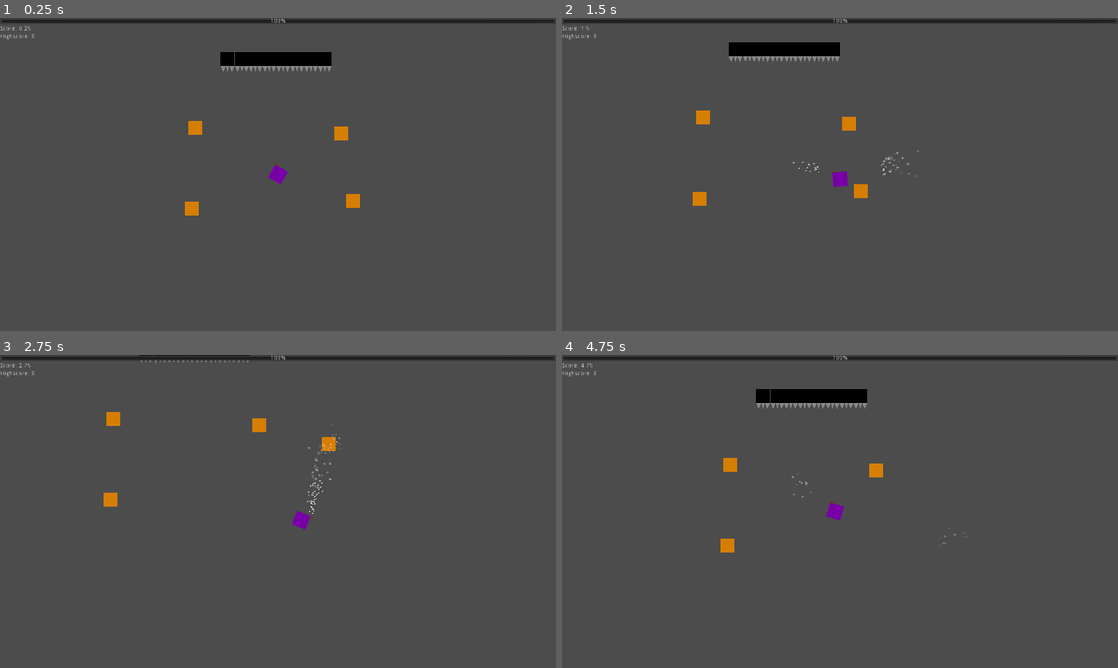
Above: before the commit, frames 1-4 (two rows, left to right).
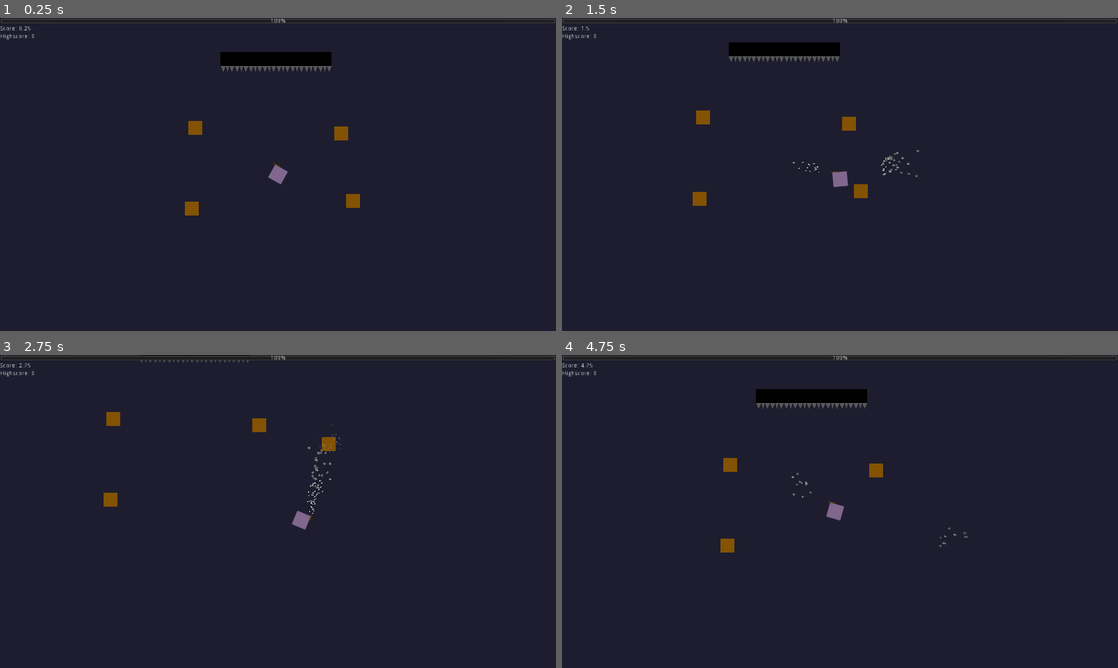
Above: after the commit, the same moments.

Repository: thx4nothing/LD51
Game: Godot game, scene res://Game.tscn
Two runs of this game, one before a commit and one after it. Both use one fixed random seed, a clock stepped at 60 frames per second and the inputs below.
Inputs (mouse positions are in pixels of both pictures, inside the frame that each line leads up to):
- Up to frame 1 (0.25 s): no input
- Up to frame 2 (1.5 s): tap Enter at 0.5 s; move the mouse to (962, 158) at 0.52 s; press the mouse at (962, 158) at 0.53 s; hold D (move_right) 0.53-1.28 s; move the mouse to (728, 190) at 1.27 s; release the mouse at (728, 190) at 1.28 s; hold S (move_down) from 1.28 s (still down); click (728, 190) at 1.35 s
- Up to frame 3 (2.75 s): move the mouse to (333, 442) at 2.02 s; release S (move_down) at 2.03 s; press the mouse at (333, 442) at 2.03 s; hold D (move_right) from 2.03 s (still down)
- Up to frame 4 (4.75 s): move the mouse to (812, 574) at 2.77 s; release D (move_right) at 2.78 s; release the mouse at (812, 574) at 2.78 s; hold W (move_up) 2.78-3.53 s; click (812, 574) at 2.85 s; move the mouse to (1006, 558) at 3.52 s; press the mouse at (1006, 558) at 3.53 s; hold A (move_left) from 3.53 s (still down); move the mouse to (673, 464) at 4.27 s; release the mouse at (673, 464) at 4.28 s; click (673, 464) at 4.35 s

The runs differ from the first frame. In frame 1, 98% of the frame differs, in the area x 0-100%, y 0-100%; in frame 2, 97%; in frame 3, 98%; in frame 4, 97%.

Commit message:
added some moooood. lights, shadows

Diff:
--- a/Game.tscn
+++ b/Game.tscn
@@ -10,6 +10,17 @@
 
 [sub_resource type="Environment" id=2]
 background_mode = 4
+tonemap_mode = 1
+glow_enabled = true
+glow_levels/1 = true
+glow_levels/2 = true
+glow_levels/3 = false
+glow_intensity = 0.3
+glow_strength = 1.5
+glow_blend_mode = 0
+glow_hdr_threshold = 1.5
+glow_hdr_luminance_cap = 2.0
+glow_bicubic_upscale = true
 
 [node name="Game" type="Node"]
 script = ExtResource( 1 )
@@ -94,6 +105,9 @@
 [node name="WorldEnvironment" type="WorldEnvironment" parent="."]
 environment = SubResource( 2 )
 
+[node name="CanvasModulate" type="CanvasModulate" parent="."]
+color = Color( 0.470588, 0.470588, 0.470588, 1 )
+
 [connection signal="pressed" from="CanvasLayer/GUI/GameOverScreen/HBoxContainer/RestartButton" to="." method="_on_RestartButton_pressed"]
 
 [editable path="World"]
--- a/World.tscn
+++ b/World.tscn
@@ -1,5 +1,6 @@
-[gd_scene load_steps=7 format=2]
+[gd_scene load_steps=8 format=2]
 
+[ext_resource path="res://assets/background.png" type="Texture" id=1]
 [ext_resource path="res://characters/player/camera.gd" type="Script" id=3]
 [ext_resource path="res://world.gd" type="Script" id=4]
 [ext_resource path="res://objects/SpikeWall.tscn" type="PackedScene" id=8]
@@ -15,6 +16,9 @@
 script = ExtResource( 4 )
 
 [node name="Background" type="Sprite" parent="."]
+texture = ExtResource( 1 )
+region_enabled = true
+region_rect = Rect2( -10000, -10000, 10000, 10000 )
 
 [node name="Camera2D" type="Camera2D" parent="." groups=["camera"]]
 current = true
@@ -57,7 +61,7 @@
 position = Vector2( -116, -266 )
 
 [node name="SpikeWall2" parent="Spikes" instance=ExtResource( 8 )]
-position = Vector2( -83, -266 )
+position = Vector2( -84, -266 )
 
 [node name="SpikeWall3" parent="Spikes" instance=ExtResource( 8 )]
 position = Vector2( -52, -266 )
--- a/characters/FireBall.tscn
+++ b/characters/FireBall.tscn
@@ -1,6 +1,7 @@
-[gd_scene load_steps=5 format=2]
+[gd_scene load_steps=6 format=2]
 
 [ext_resource path="res://characters/fire_ball.gd" type="Script" id=1]
+[ext_resource path="res://assets/light_mask.png" type="Texture" id=2]
 
 [sub_resource type="Gradient" id=1]
 offsets = PoolRealArray( 0.0193548, 0.180645, 1 )
@@ -62,6 +63,14 @@
 [node name="BounceTimer" type="Timer" parent="."]
 one_shot = true
 
+[node name="Light2D" type="Light2D" parent="."]
+texture = ExtResource( 2 )
+texture_scale = 2.0
+color = Color( 0.341176, 0.305882, 0.180392, 0.654902 )
+energy = 0.5
+shadow_enabled = true
+shadow_filter = 4
+
 [connection signal="body_entered" from="." to="." method="_on_FireBall_body_entered"]
 [connection signal="timeout" from="LifeTimer" to="." method="_on_LifeTimer_timeout"]
 [connection signal="timeout" from="BounceTimer" to="." method="_on_BounceTimer_timeout"]
--- a/characters/enemies/Bat.tscn
+++ b/characters/enemies/Bat.tscn
@@ -1,6 +1,9 @@
-[gd_scene load_steps=2 format=2]
+[gd_scene load_steps=3 format=2]
 
 [ext_resource path="res://characters/enemies/bat.gd" type="Script" id=1]
+
+[sub_resource type="OccluderPolygon2D" id=1]
+polygon = PoolVector2Array( 16, 0, -16, 16, -16, -16 )
 
 [node name="Bat" type="KinematicBody2D"]
 collision_layer = 4
@@ -8,11 +11,14 @@
 script = ExtResource( 1 )
 
 [node name="Body" type="Polygon2D" parent="."]
-color = Color( 0.262745, 0.988235, 0.290196, 1 )
+color = Color( 0.286275, 0.301961, 0.494118, 1 )
 polygon = PoolVector2Array( 16, 0, -16, 16, -16, -16 )
 
 [node name="CollisionBody" type="CollisionPolygon2D" parent="."]
 polygon = PoolVector2Array( 16, 0, -16, 16, -16, -16 )
+
+[node name="LightOccluder2D" type="LightOccluder2D" parent="CollisionBody"]
+occluder = SubResource( 1 )
 
 [node name="NavigationAgent2D" type="NavigationAgent2D" parent="."]
 target_desired_distance = 16.0
--- a/characters/player/Player.tscn
+++ b/characters/player/Player.tscn
@@ -73,6 +73,18 @@
 "update": 1,
 "values": [ false ]
 }
+tracks/1/type = "value"
+tracks/1/path = NodePath("Body:modulate")
+tracks/1/interp = 1
+tracks/1/loop_wrap = true
+tracks/1/imported = false
+tracks/1/enabled = true
+tracks/1/keys = {
+"times": PoolRealArray( 0 ),
+"transitions": PoolRealArray( 1 ),
+"update": 0,
+"values": [ Color( 1.5, 1.5, 1.5, 1 ) ]
+}
 
 [sub_resource type="Animation" id=10]
 length = 0.001
@@ -87,6 +99,18 @@
 "transitions": PoolRealArray( 1 ),
 "update": 0,
 "values": [ false ]
+}
+tracks/1/type = "value"
+tracks/1/path = NodePath("Body:modulate")
+tracks/1/interp = 1
+tracks/1/loop_wrap = true
+tracks/1/imported = false
+tracks/1/enabled = true
+tracks/1/keys = {
+"times": PoolRealArray( 0 ),
+"transitions": PoolRealArray( 1 ),
+"update": 0,
+"values": [ Color( 1.5, 1.5, 1.5, 1 ) ]
 }
 
 [sub_resource type="Animation" id=9]
@@ -105,6 +129,18 @@
 "update": 1,
 "values": [ true, false ]
 }
+tracks/1/type = "value"
+tracks/1/path = NodePath("Body:modulate")
+tracks/1/interp = 1
+tracks/1/loop_wrap = true
+tracks/1/imported = false
+tracks/1/enabled = true
+tracks/1/keys = {
+"times": PoolRealArray( 0 ),
+"transitions": PoolRealArray( 1 ),
+"update": 0,
+"values": [ Color( 1, 1, 1, 1 ) ]
+}
 
 [node name="Player" type="KinematicBody2D"]
 collision_mask = 54
@@ -124,8 +160,9 @@
 collision_mask = 2
 
 [node name="Body" type="Polygon2D" parent="."]
+modulate = Color( 1.5, 1.5, 1.5, 1 )
 material = SubResource( 7 )
-color = Color( 0.470588, 0, 0.658824, 1 )
+color = Color( 0.545098, 0.427451, 0.611765, 1 )
 antialiased = true
 polygon = PoolVector2Array( 16, -16, -16, -16, -16, 16, 16, 16 )
 
--- a/objects/Crate.tscn
+++ b/objects/Crate.tscn
@@ -27,6 +27,9 @@
 orbit_velocity_random = 0.26
 color_ramp = SubResource( 2 )
 
+[sub_resource type="OccluderPolygon2D" id=4]
+polygon = PoolVector2Array( 16, -16, -16, -16, -16, 16, 16, 16 )
+
 [node name="Crate" type="RigidBody2D"]
 collision_layer = 2
 collision_mask = 47
@@ -53,4 +56,7 @@
 
 [node name="NavigationObstacle2D" type="NavigationObstacle2D" parent="."]
 
+[node name="LightOccluder2D" type="LightOccluder2D" parent="."]
+occluder = SubResource( 4 )
+
 [connection signal="body_entered" from="." to="." method="_on_Crate_body_entered"]
--- a/objects/SpikeWall.tscn
+++ b/objects/SpikeWall.tscn
@@ -1,6 +1,9 @@
-[gd_scene load_steps=2 format=2]
+[gd_scene load_steps=3 format=2]
 
 [ext_resource path="res://objects/spike_wall.gd" type="Script" id=1]
+
+[sub_resource type="OccluderPolygon2D" id=1]
+polygon = PoolVector2Array( 16, -16, -16, -16, -16, 16, 16, 16 )
 
 [node name="SpikeWall" type="StaticBody2D"]
 collision_layer = 32
@@ -25,4 +28,7 @@
 [node name="CollisionPolygon2D" type="CollisionPolygon2D" parent="Spikes/SpikesArea"]
 polygon = PoolVector2Array( -16, 15, -10, 30, -4, 16, 0, 30, 4, 16, 10, 30, 16, 15 )
 
+[node name="LightOccluder2D" type="LightOccluder2D" parent="."]
+occluder = SubResource( 1 )
+
 [connection signal="body_entered" from="Spikes/SpikesArea" to="." method="_on_SpikesArea_body_entered"]
Binary file added: assets/background.png
Not shown, added: assets/background.png.import
Binary file added: assets/light_mask.png
Not shown, added: assets/light_mask.png.import
Not shown: 1 places in objects/Crate.tscn that only renumber resources
